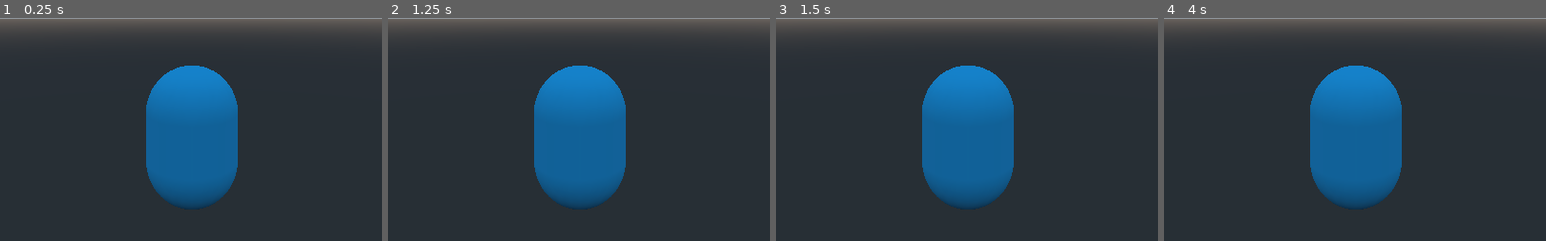
Above: before the commit, frames 1-4 (left to right).
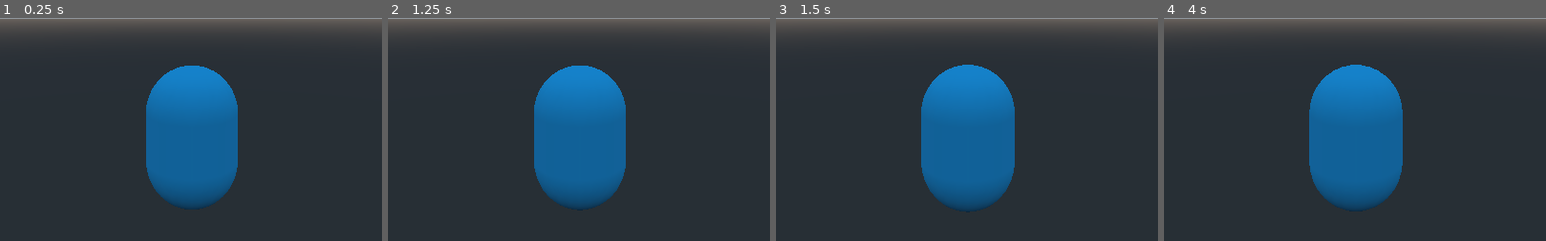
Above: after the commit, the same moments.

Repository: AdithaD/grapple
Game: Godot game, scene res://Scenes/Player.tscn
Two runs of this game, one before a commit and one after it. Both use one fixed random seed, a clock stepped at 60 frames per second and the inputs below. This scene is started directly instead of the project's main scene.
Inputs (mouse positions are % of the whole screen's width and height, from its top left):
- Up to frame 1 (0.25 s): no input
- Up to frame 2 (1.25 s): tap Enter at 0.5 s; move the mouse to (72, 45) at 0.52 s; hold D (move_right) from 0.53 s (still down); tap E (grapple, bound only after the commit) at 0.6 s; tap Space (jump) at 0.77 s; right-click (72, 45) at 0.8 s
- Up to frame 3 (1.5 s): tap Space (jump) at 1.25 s; move the mouse to (30, 55) at 1.27 s; release D (move_right) at 1.28 s; hold S (move_back) from 1.28 s (still down); right-click (30, 55) at 1.35 s
- Up to frame 4 (4 s): tap Space (jump) at 1.52, 2.75, 3.02, 3.77 s; tap Q (switch) at 1.55, 2.1 s; tap Enter at 2, 3.5 s; move the mouse to (60, 28) at 2.02 s; release S (move_back) at 2.03 s; press the mouse at (60, 28) at 2.03 s; hold D (move_right) 2.03-2.78 s; move the mouse to (45, 70) at 2.77 s; release the mouse at (45, 70) at 2.78 s; hold W (move_forward) 2.78-3.53 s; click (45, 70) at 2.85 s; tap E (grapple, bound only after the commit) at 3.05 s; move the mouse to (80, 65) at 3.52 s; hold A (move_left) from 3.53 s (still down); tap G (drop) at 3.6 s; right-click (80, 65) at 3.8 s
The pictures show only the part of the screen within x 25-75%, y 50-100%; the shares and areas given below are measured in that part.

The runs differ from the first frame. In frame 2, less than 0.1% of the frame differs, in the area x 38-63%, y 21-87%; in frame 3, 0.5%, in the area x 38-63%, y 20-88%; in frame 4, 0.4%.

Commit message:
added fpv, gun move with cam. starts #8

Diff:
--- a/Scenes/Items/BigGun.tscn
+++ b/Scenes/Items/BigGun.tscn
@@ -12,7 +12,7 @@
 fire_rate = 1
 
 [node name="big gun" parent="." instance=ExtResource( 1 )]
-transform = Transform( 0.5, 0, 0, 0, 0.5, 0, 0, 0, 0.5, 0, 0, 0 )
+transform = Transform( 0.5, 0, 0, 0, 0.5, 0, 0, 0, 0.5, 0, 0, -0.309161 )
 
 [node name="Tip" type="Position3D" parent="."]
 transform = Transform( 1, 0, 0, 0, 1, 0, 0, 0, 1, 0, 0, 0.238 )
--- a/Scenes/Items/Rifle.tscn
+++ b/Scenes/Items/Rifle.tscn
@@ -10,7 +10,7 @@
 item_name = "Rifle"
 
 [node name="shitty gun" parent="." instance=ExtResource( 2 )]
-transform = Transform( -0.6, 0, -5.24537e-08, 0, 0.6, 0, 5.24537e-08, 0, -0.6, 0, 0, 0.219647 )
+transform = Transform( 0.6, 0, 0, 0, 0.6, 0, 0, 0, 0.6, 0, 0, -0.224443 )
 
 [node name="Tip" type="Position3D" parent="."]
 transform = Transform( 1, 0, 0, 0, 1, 0, 0, 0, 1, 0, 0, 0.238 )
--- a/Scenes/Lobby.tscn
+++ b/Scenes/Lobby.tscn
@@ -1,7 +1,8 @@
 [gd_scene load_steps=3 format=2]
 
 [ext_resource path="res://Scripts/Lobby.gd" type="Script" id=1]
-[ext_resource path="res://Scenes/LobbyChat.gd" type="Script" id=2]
+[ext_resource path="res://Scripts/LobbyChat.gd" type="Script" id=2]
+
 
 [node name="Lobby" type="Control"]
 anchor_right = 1.0
--- a/Scenes/Player.tscn
+++ b/Scenes/Player.tscn
@@ -1,8 +1,11 @@
-[gd_scene load_steps=8 format=2]
+[gd_scene load_steps=11 format=2]
 
 [ext_resource path="res://Scripts/Player.gd" type="Script" id=1]
 [ext_resource path="res://Scripts/GrappleLine.gd" type="Script" id=2]
 [ext_resource path="res://Scenes/debug_ball.tscn" type="PackedScene" id=3]
+[ext_resource path="res://Scripts/FirstPersonCamera.gd" type="Script" id=4]
+[ext_resource path="res://Scripts/CameraMouseRotX.gd" type="Script" id=5]
+[ext_resource path="res://Scripts/CameraManager.gd" type="Script" id=6]
 
 [sub_resource type="CapsuleShape" id=2]
 
@@ -29,23 +32,17 @@
 mesh = SubResource( 1 )
 material/0 = SubResource( 3 )
 
-[node name="Pivot" type="SpringArm" parent="."]
-transform = Transform( 1, 0, 0, 0, 1, 0, 0, 0, 1, 0, 2.54992, 0 )
-collision_mask = 2
-spring_length = 7.0
-margin = 0.1
-
-[node name="Camera" type="Camera" parent="Pivot"]
-far = 548.5
-
 [node name="Hand" type="Position3D" parent="."]
-transform = Transform( 1, 0, 0, 0, 1, 0, 0, 0, 1, 0, 0, -1.026 )
-
-[node name="GrappleLine" type="ImmediateGeometry" parent="Hand"]
-transform = Transform( 1, 0, 0, 0, 1, 0, 0, 0, 1, 0.00965428, 0, 0 )
-script = ExtResource( 2 )
+transform = Transform( 1, 0, 0, 0, 1, 0, 0, 0, 1, 0.4466, 0.440944, -1.49899 )
 
 [node name="Items" type="Spatial" parent="Hand"]
+script = ExtResource( 5 )
+
+[node name="GrapplePoint" type="Spatial" parent="Hand"]
+transform = Transform( 1, 0, 0, 0, 1, 0, 0, 0, 1, -0.879231, -0.0679745, 0.205714 )
+
+[node name="GrappleLine" type="ImmediateGeometry" parent="Hand/GrapplePoint"]
+script = ExtResource( 2 )
 
 [node name="SyncTimer" type="Timer" parent="."]
 wait_time = 2.0
@@ -59,4 +56,26 @@
 transform = Transform( 1, 0, 0, 0, 1, 0, 0, 0, 1, -0.0148973, 2.38419e-07, 0.000949383 )
 shape = SubResource( 4 )
 
+[node name="FPCTargetLocation" type="Position3D" parent="."]
+transform = Transform( 1, 0, 0, 0, 1, 0, 0, 0, 1, 0, 0.513584, -1.27511 )
+
+[node name="CameraManager" type="Spatial" parent="."]
+script = ExtResource( 6 )
+
+[node name="Pivot" type="SpringArm" parent="CameraManager"]
+transform = Transform( 1, 0, 0, 0, 1, 0, 0, 0, 1, 0, 2.54992, 0 )
+collision_mask = 2
+spring_length = 7.0
+margin = 0.1
+script = ExtResource( 5 )
+
+[node name="ThirdPersonCamera" type="Camera" parent="CameraManager/Pivot"]
+far = 600.0
+
+[node name="FirstPersonCamera" type="Camera" parent="CameraManager"]
+transform = Transform( 1, 0, 0, 0, 1, 0, 0, 0, 1, 0, 2.54992, 0 )
+far = 600.0
+script = ExtResource( 4 )
+target_location = Vector3( 0, 0.514, -1.275 )
+
 [connection signal="timeout" from="SyncTimer" to="." method="_on_SyncTimer_timeout"]
--- /dev/null
+++ b/Scripts/CameraManager.gd
@@ -0,0 +1,17 @@
+extends Spatial
+
+func _ready():
+	if is_network_master():
+		Input.set_mouse_mode(Input.MOUSE_MODE_CAPTURED)
+		$Pivot/ThirdPersonCamera.make_current()
+
+func _process(_delta):
+	if Input.is_action_just_pressed("aim"):
+		$FirstPersonCamera.switch_to_fpv()
+		pass
+	if Input.is_action_just_released("aim"):
+		$FirstPersonCamera.switch_back(self, $Pivot/ThirdPersonCamera)
+		pass
+
+func _on_Tween_all_completed():
+	$Pivot/ThirdPersonCamera.current = true
--- /dev/null
+++ b/Scripts/CameraMouseRotX.gd
@@ -0,0 +1,15 @@
+extends Spatial
+
+export var vertical_sensitivity = 1
+export var invert = false
+func _input(event):
+	if(is_network_master()):
+			# Rotates the camera based on mouse input
+		if event is InputEventMouseMotion:
+			var rotx = event.relative.y / get_viewport().size.y * vertical_sensitivity
+			rotx = rotation_degrees.x - clamp(rotation_degrees.x + rotx, -90, 90)
+			rpc("apply_rot_x", rotx)
+
+remotesync func apply_rot_x(rotx):
+		var final_rot_x = rotx if not invert else -rotx
+		rotate_x(final_rot_x)
--- /dev/null
+++ b/Scripts/FirstPersonCamera.gd
@@ -0,0 +1,57 @@
+extends Camera
+
+export var duration = 0.5
+export (Vector3) var target_location
+
+export var vertical_sensitivity = 1
+export var invert = false
+
+var current_tween = null
+
+func _input(event):
+	if(is_network_master() and current):
+			# Rotates the camera based on mouse input
+		if event is InputEventMouseMotion:
+			var rotx = event.relative.y / get_viewport().size.y * vertical_sensitivity
+			rotx = rotation_degrees.x - clamp(rotation_degrees.x + rotx, -90, 90)
+			rpc("apply_rot_x", rotx)
+
+remotesync func apply_rot_x(rotx):
+		var final_rot_x = rotx if not invert else -rotx
+		rotate_x(final_rot_x)
+
+
+func switch_to_fpv():
+	if(current_tween):
+		current_tween.stop_all()
+
+	var other_camera = get_viewport().get_camera()
+
+	global_transform.origin = other_camera.global_transform.origin
+	global_transform.basis = other_camera.global_transform.basis
+
+	var tween =  Tween.new()
+
+	add_child(tween)
+	tween.interpolate_property(self, "translation", translation, target_location, duration,Tween.TRANS_QUAD, Tween.EASE_IN)
+
+	current = true
+	current_tween = tween
+	tween.start()
+
+func switch_back(controller, other_camera):
+
+
+	var tween =  Tween.new()
+
+	tween.connect("tween_all_completed", controller, "_on_Tween_all_completed")
+
+	add_child(tween)
+	#tween.interpolate_property(self, "global_transform:origin", self.global_transform.origin, other_camera.global_transform.origin, duration,Tween.TRANS_QUAD, Tween.EASE_OUT)
+	#tween.interpolate_property(self, "rotation", self.global_transform.basis, other_camera.global_transform.basis, duration,Tween.TRANS_QUAD, Tween.EASE_OUT)
+	tween.follow_property(self, "global_transform:origin", self.global_transform.origin, other_camera, "global_transform:origin", duration,Tween.TRANS_QUAD, Tween.EASE_OUT)
+	if(current_tween):
+		current_tween.stop_all()
+
+	current_tween = tween
+	tween.start()
--- a/Scripts/Player.gd
+++ b/Scripts/Player.gd
@@ -43,9 +43,6 @@
 func _ready():
 	print("p")
 	# Set players camera as the main
-	if is_network_master():
-		Input.set_mouse_mode(Input.MOUSE_MODE_CAPTURED)
-		$Pivot/Camera.make_current()
 
 func _physics_process(delta):
 	if(is_network_master()):
@@ -57,13 +54,7 @@
 			# Rotates the camera based on mouse input
 		if event is InputEventMouseMotion:
 			var roty = event.relative.x / get_viewport().size.x * sensitivity
-
-			var rotx = event.relative.y / get_viewport().size.y * sensitivity
-
-
-			rotx = $Pivot.rotation_degrees.x - clamp($Pivot.rotation_degrees.x + rotx, -90, 90)
-
-			rpc("apply_rotation", rotx, roty)
+			rpc("apply_rotation", roty)
 
 func look_move(delta):
 	var direction = Vector3.ZERO
@@ -115,8 +106,7 @@
 			print(velocity)
 	rpc("apply_movement", velocity)
 
-remotesync func apply_rotation(rotx, roty):
-	$Pivot.rotate_x(rotx)
+remotesync func apply_rotation(roty):
 	rotate_y(-roty)
 
 remotesync func apply_movement(new_velocity):
@@ -129,11 +119,11 @@
 			stop_grappling()
 		else:
 			print("attempt grapple")
-
+			var camera = get_viewport().get_camera()
 			# Project a ray from the screen through the crosshair
 			var center = Vector2(get_viewport().size.x / 2, get_viewport().size.y / 2)
-			var from = $Pivot/Camera.project_ray_origin(center)
-			var to = from + $Pivot/Camera.project_ray_normal(center) * 100
+			var from = camera.project_ray_origin(center)
+			var to = from + camera.project_ray_normal(center) * 100
 			var space_state = get_world().direct_space_state
 			var camera_result = space_state.intersect_ray(from, to, [], 0b10)
 
@@ -141,7 +131,7 @@
 				print("camera_hit")
 
 				# Project a ray from the player's hand to the hit point.
-				var global_hand_pos = $Hand.global_transform.origin
+				var global_hand_pos = $Hand/GrapplePoint.global_transform.origin
 				var result = space_state.intersect_ray(global_hand_pos, global_hand_pos + (camera_result.position - global_hand_pos) * max_grapple_distance, [self], 0b10)
 
 				#Where it hits grapple to it.
@@ -170,14 +160,14 @@
 	inst.global_transform.origin = to
 
 	# Sets parameters for the grapple line
-	$Hand/GrappleLine.set_to(to)
-	$Hand/GrappleLine.enable()
+	$Hand/GrapplePoint/GrappleLine.set_to(to)
+	$Hand/GrapplePoint/GrappleLine.enable()
 
 	grappling = true
 	grapple_point = to
 
 func stop_grappling():
-	$Hand/GrappleLine.disable()
+	$Hand/GrapplePoint/GrappleLine.disable()
 	grappling = false
 
 # Forces the synchronization of translation and velocity between peers
--- a/project.godot
+++ b/project.godot
@@ -57,8 +57,8 @@
 }
 grapple={
 "deadzone": 0.5,
-"events": [ Object(InputEventMouseButton,"resource_local_to_scene":false,"resource_name":"","device":0,"alt":false,"shift":false,"control":false,"meta":false,"command":false,"button_mask":0,"position":Vector2( 0, 0 ),"global_position":Vector2( 0, 0 ),"factor":1.0,"button_index":2,"pressed":false,"doubleclick":false,"script":null)
-, Object(InputEventJoypadButton,"resource_local_to_scene":false,"resource_name":"","device":0,"button_index":6,"pressure":0.0,"pressed":false,"script":null)
+"events": [ Object(InputEventJoypadButton,"resource_local_to_scene":false,"resource_name":"","device":0,"button_index":4,"pressure":0.0,"pressed":false,"script":null)
+, Object(InputEventKey,"resource_local_to_scene":false,"resource_name":"","device":0,"alt":false,"shift":false,"control":false,"meta":false,"command":false,"pressed":false,"scancode":69,"physical_scancode":0,"unicode":0,"echo":false,"script":null)
  ]
 }
 use={
@@ -85,6 +85,12 @@
 , Object(InputEventJoypadButton,"resource_local_to_scene":false,"resource_name":"","device":0,"button_index":15,"pressure":0.0,"pressed":false,"script":null)
  ]
 }
+aim={
+"deadzone": 0.5,
+"events": [ Object(InputEventJoypadButton,"resource_local_to_scene":false,"resource_name":"","device":0,"button_index":6,"pressure":0.0,"pressed":false,"script":null)
+, Object(InputEventMouseButton,"resource_local_to_scene":false,"resource_name":"","device":0,"alt":false,"shift":false,"control":false,"meta":false,"command":false,"button_mask":0,"position":Vector2( 0, 0 ),"global_position":Vector2( 0, 0 ),"factor":1.0,"button_index":2,"pressed":false,"doubleclick":false,"script":null)
+ ]
+}
 
 [layer_names]
 
Renamed: Scenes/LobbyChat.gd -> Scripts/LobbyChat.gd
